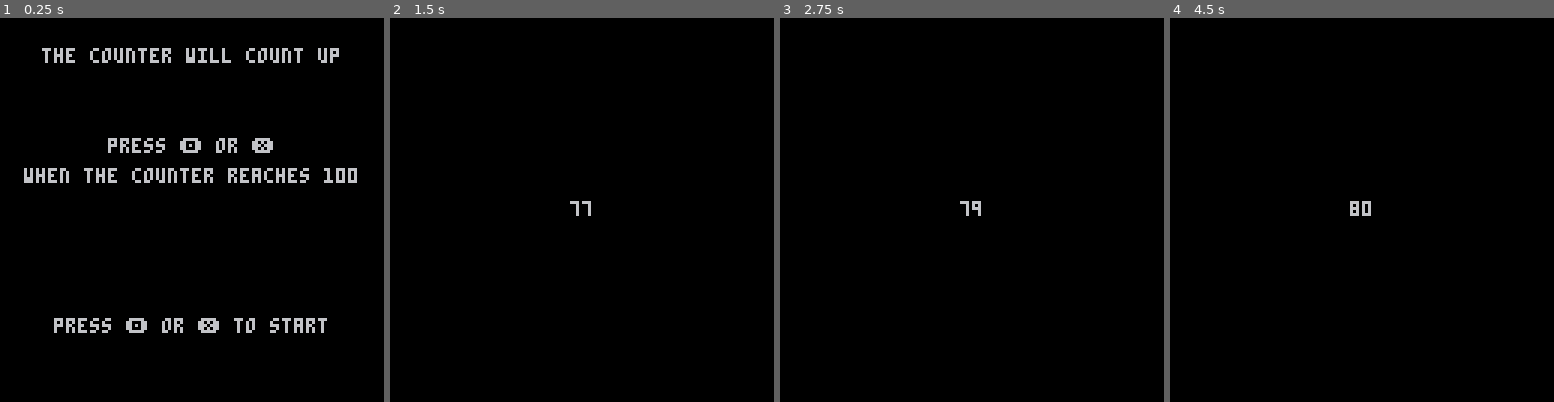
Above: before the commit, frames 1-4 (left to right).
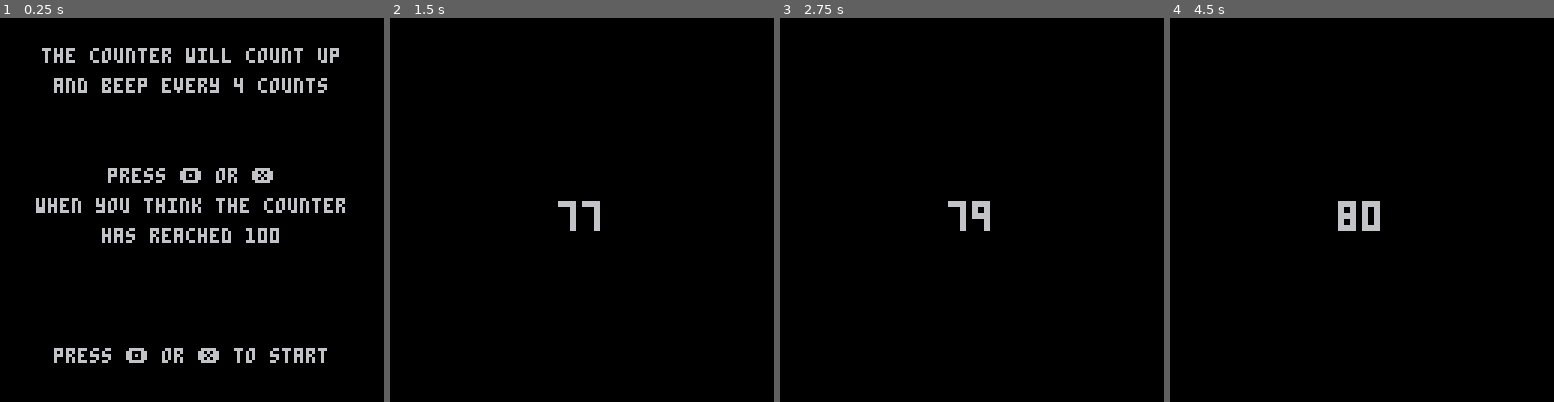
Above: after the commit, the same moments.

Repository: pelicularities/pico-8-metronome-game
Game: PICO-8 cartridge metronome.p8
The game is run twice, just before and just after one commit, with the same random seed, the same clock (stepped at 60 frames per second) and the same inputs.
Inputs:
- Up to frame 1 (0.25 s): no input
- Up to frame 2 (1.5 s): tap X (X key) at 0.33, 1.07 s; tap O (Z key) at 0.7 s
- Up to frame 3 (2.75 s): tap O (Z key) at 1.7, 2.1, 2.5 s; tap X (X key) at 1.85 s
- Up to frame 4 (4.5 s): tap O (Z key) every 0.4 s from 2.9 to 4.1 s; tap X (X key) at 2.97, 4.08 s

The runs differ from the first frame. In frame 1, 7.7% of the frame differs, in the area x 6-93%, y 15-90%; in frame 2, 0.4%; in frame 3, 0.4%; in frame 4, 0.6%.

Commit message:
Enlarge counter, update instructions

Diff:
--- a/metronome.p8
+++ b/metronome.p8
@@ -57,6 +57,7 @@
     end
 
     if show_beats
+    and beats < 100
     and beats % 4 == 0
     and old_beats != beats
     then
@@ -64,7 +65,7 @@
       sfx(0)
     end
 
-    if btnp(🅾️) or btnp(❎) then
+    if btnp(🅾️) or btnp(❎) or beats > 107 then
       game_state = 'over'
       if beats == 100 then
         player_state = 'won'
@@ -85,11 +86,11 @@
 
 function print_number_centered(number)
   if number < 100 then
-    print_position_x = 60
+    print_position_x = 56
   else
-    print_position_x = 58
+    print_position_x = 52
   end
-  print(number, print_position_x, 61)
+  print("\^t\^w" .. number, print_position_x, 61)
 end
 
 function _draw()
@@ -97,9 +98,11 @@
   if game_state == 'intro' then
     -- print instructions
     print("the counter will count up", 14, 10)
-    print("press 🅾️ or ❎\n", 36, 40)
-    print("when the counter reaches 100", 8, 50)
-    print("press 🅾️ or ❎ to start", 18, 100)
+    print("and beep every 4 counts", 18, 20)
+    print("press 🅾️ or ❎\n", 36, 50)
+    print("when you think the counter", 12, 60)
+    print("has reached 100", 34, 70)
+    print("press 🅾️ or ❎ to start", 18, 110)
   elseif game_state == 'running' then
     if show_beats then
       print_number_centered(beats)
